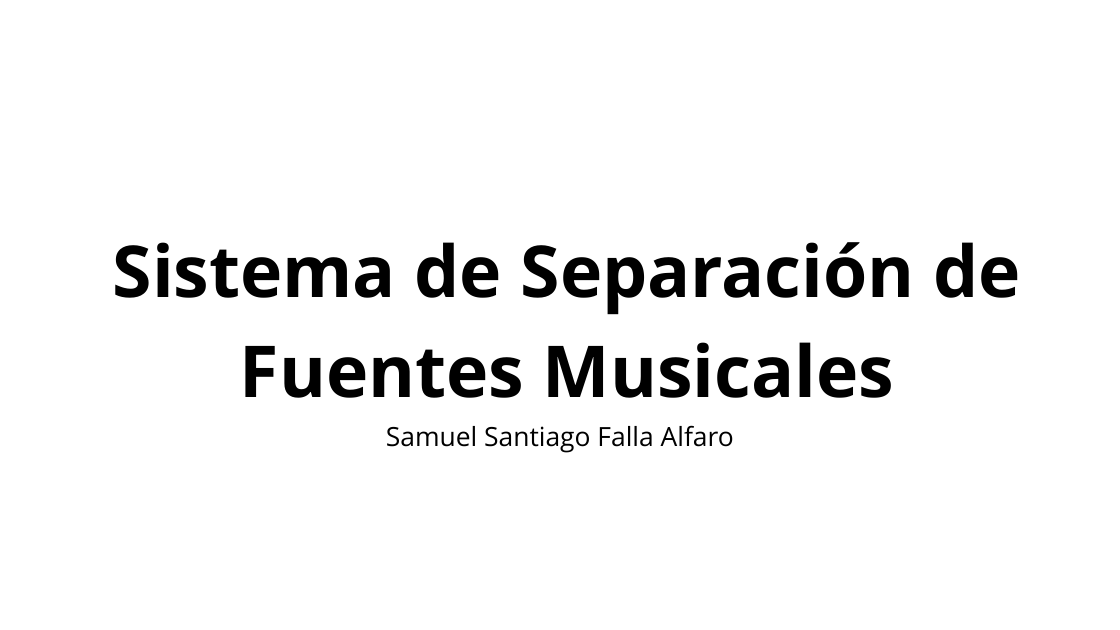
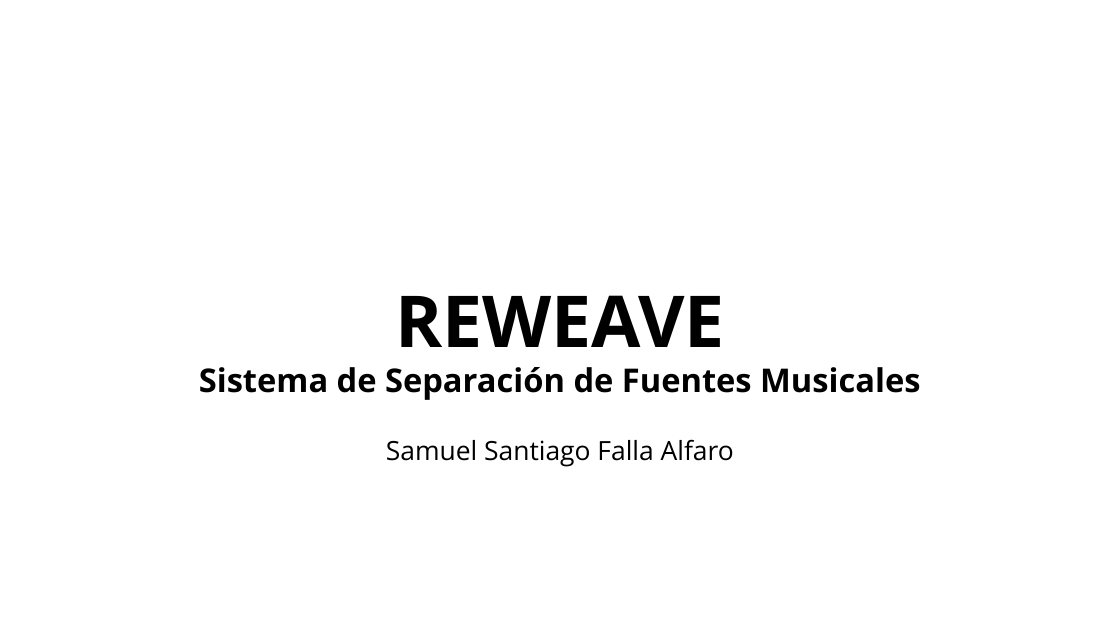
Before and after one commit to Jucer74/SoftwareArchitecture, a slide deck: slide 1 of Project/Context/SistemaSeparacionAudio.context.pptx. Drawn at 1120x630 pixels with LibreOffice and Linux fonts; fonts in the diff are those of the drawing. Boxes give left, top, right and bottom in pixels: in the first picture for what was removed or moved away, otherwise in the second. Text is boxed around its words. In the diff, an @@ line names an element or a change of style, - is before the commit and + after.

```diff
--- a/Project/Context/SistemaSeparacionAudio.context.pptx
+++ b/Project/Context/SistemaSeparacionAudio.context.pptx
@@ text added at box(395, 295, 725, 347), 92 pt, text #000000, bold @@
+REWEAVE
@@ text "Sistema de Separación de Fuentes ...": place and size @@
-text "Sistema de Separación de Fuentes ..." at box(113, 242, 1020, 398)
+text "Sistema de Separación de Fuentes ..." at box(199, 367, 920, 400)
@@ text "Sistema de Separación de Fuentes ..." at box(199, 367, 920, 400): size 92 to 42 pt; line spacing 128.8pt to 58.8pt @@
@@ text "Samuel Santiago Falla Alfaro": place and size @@
-text "Samuel Santiago Falla Alfaro" at box(386, 425, 734, 453)
+text "Samuel Santiago Falla Alfaro" at box(386, 439, 734, 467)
```
Also in this commit, not shown: 5 other slides changed.
